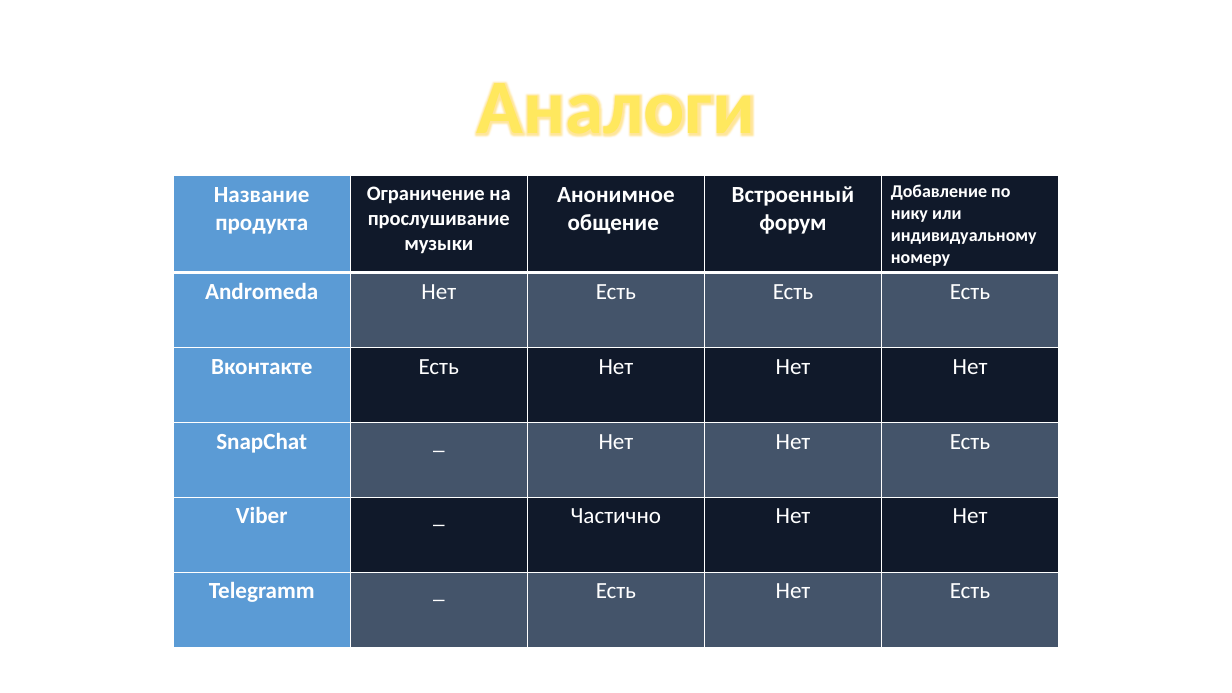
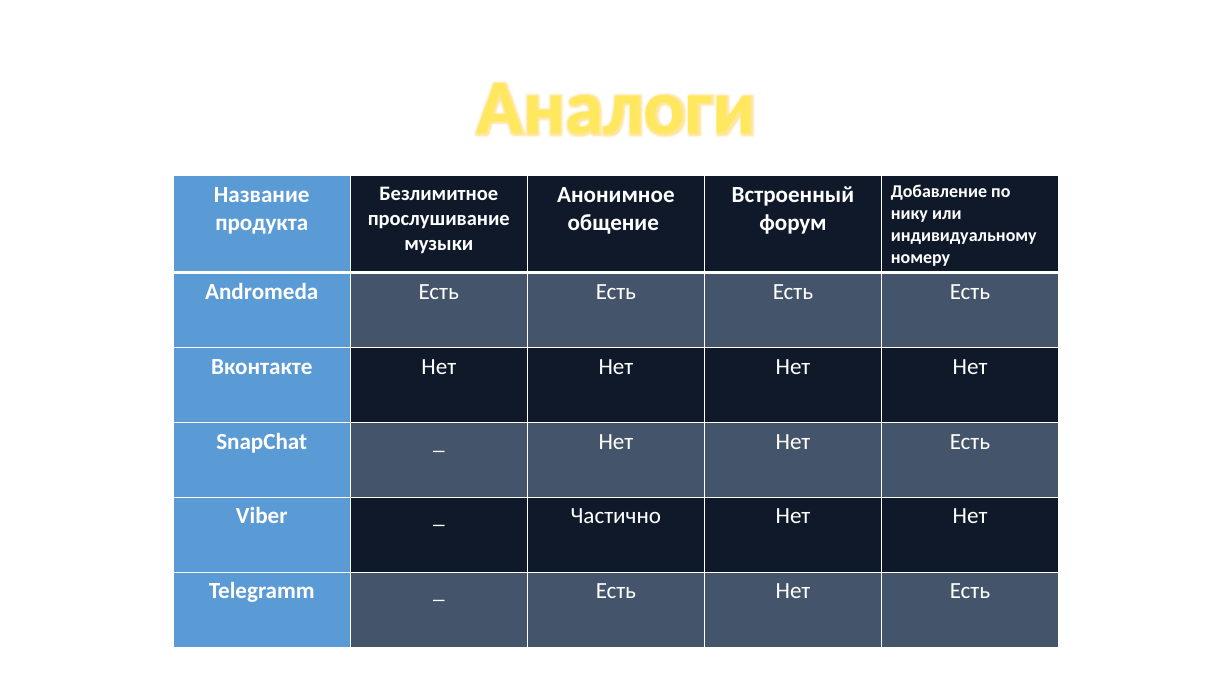
Before and after one commit to NXHhunter2/ESN-inc, a slide deck: slide 4 of Презентация.pptx. Drawn at 1232x693 pixels with LibreOffice and Linux fonts; fonts in the diff are those of the drawing; background and template pictures are left out. Boxes give left, top, right and bottom in pixels: in the first picture for what was removed or moved away, otherwise in the second. Text is boxed around its words. In the diff, an @@ line names an element or a change of style, - is before the commit and + after.

```diff
--- a/Презентация.pptx
+++ b/Презентация.pptx
@@ table at (x1=174, y1=176, x2=1061, y2=646) @@
-row 1, column 2: Ограничение на прослушивание музыки
+row 1, column 2: Безлимитное прослушивание музыки
-row 2, column 2: Нет
+row 2, column 2: Есть
-row 3, column 2: Есть
+row 3, column 2: Нет
```
Also in this commit, not shown: 1 other slide changed, 3 slides removed, 2 other files.
